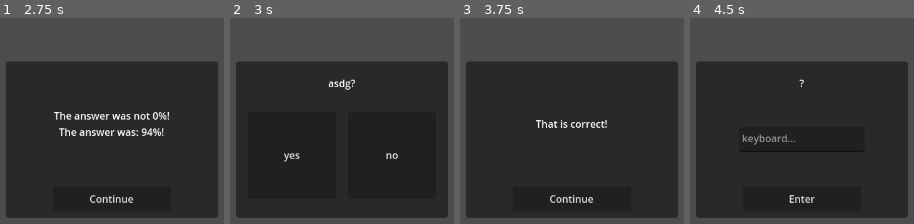
Above: before the commit, frames 1-4 (left to right).
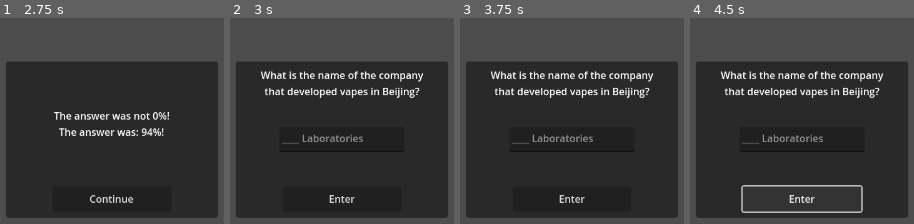
Above: after the commit, the same moments.

Repository: greatbrick0/SeriousGame2024
Game: Godot game, scene res://Scenes/Hud Elements/patient_quiz.tscn
Two runs of this game, one before a commit and one after it. Both use one fixed random seed, a clock stepped at 60 frames per second and the inputs below. This scene is started directly instead of the project's main scene.
Inputs (mouse positions are in pixels of both pictures, inside the frame that each line leads up to):
- Up to frame 1 (2.75 s): click "Electric or Voltage use-Assoc…" at 0.5 s; click "Continue" at 1.25 s; click "Enter" at 2 s
- Up to frame 2 (3 s): click "Continue" at 2.75 s
- Up to frame 3 (3.75 s): click (522, 156) at 3.5 s, where only the run before the commit has a clickable "yes"
- Up to frame 4 (4.5 s): click (802, 199) at 4.25 s, where only the run after the commit has a clickable "Enter"

Frame 1 is identical in both runs. In frame 2, 4.2% of the frame differs, in the area x 13-87%, y 25-90%; in frame 3, 4.7%; in frame 4, 4.9%, in the area x 13-87%, y 25-95%.

Commit message:
Added Npcs And Some Questions

Diff:
--- a/Scenes/Hud Elements/patient_quiz.tscn
+++ b/Scenes/Hud Elements/patient_quiz.tscn
@@ -24,19 +24,33 @@
 questionAnswer = "94"
 options = Array[String](["%"])
 
+[sub_resource type="Resource" id="Resource_os0fp"]
+script = ExtResource("2_w34x0")
+questionText = "What is the name of the company that developed vapes in Beijing?"
+questionType = 2
+questionAnswer = "Juul Laboratories"
+options = Array[String](["____ Laboratories"])
+
 [sub_resource type="Resource" id="Resource_pdlrg"]
 script = ExtResource("2_w34x0")
-questionText = "asdg?"
+questionText = "What year was a prototypal form of vape first made?"
+questionType = 3
+questionAnswer = "2005"
+options = Array[String](["", "1999"])
+
+[sub_resource type="Resource" id="Resource_squyl"]
+script = ExtResource("2_w34x0")
+questionText = "How many flavours of vapes are there?"
 questionType = 1
-questionAnswer = "true"
-options = Array[String](["yes", "no"])
-
-[sub_resource type="Resource" id="Resource_os0fp"]
-script = ExtResource("2_w34x0")
-questionText = "?"
-questionType = 2
-questionAnswer = "qwerty"
-options = Array[String](["keyboard..."])
+questionAnswer = "false"
+options = Array[String](["Under 8000", "Over 8000"])
+
+[sub_resource type="Resource" id="Resource_vmaek"]
+script = ExtResource("2_w34x0")
+questionText = "The long-term effects of using vapes are..."
+questionType = 0
+questionAnswer = "Unknown"
+options = Array[String](["More dangerous than the effects of using cigarettes.", "Less dangerous than the effects of using cigarettes.", "The same as the effects of using cigarettes.", "Unknown."])
 
 [node name="PatientQuiz" type="Panel"]
 custom_minimum_size = Vector2(200, 100)
@@ -53,7 +67,7 @@
 grow_vertical = 0
 theme_override_styles/panel = SubResource("StyleBoxFlat_xcqix")
 script = ExtResource("1_1gbpy")
-questions = Array[ExtResource("2_w34x0")]([SubResource("Resource_v8wnj"), SubResource("Resource_icwor"), SubResource("Resource_pdlrg"), SubResource("Resource_os0fp")])
+questions = Array[ExtResource("2_w34x0")]([SubResource("Resource_v8wnj"), SubResource("Resource_icwor"), SubResource("Resource_os0fp"), SubResource("Resource_pdlrg"), SubResource("Resource_squyl"), SubResource("Resource_vmaek")])
 
 [node name="Result" type="Control" parent="."]
 visible = false
@@ -288,6 +302,8 @@
 offset_bottom = 20.0
 grow_horizontal = 2
 grow_vertical = 2
+allow_greater = true
+allow_lesser = true
 alignment = 1
 custom_arrow_step = 1.0
 
--- a/Scenes/Levels/level_test.tscn
+++ b/Scenes/Levels/level_test.tscn
@@ -121,11 +121,47 @@
 npcName = "Mr. Schaefer"
 npcMonologue = "Vaping is bad."
 
+[node name="NPC8" parent="." instance=ExtResource("3_kkxdx")]
+transform = Transform3D(-0.971072, 0, -0.238788, 0, 1, 0, 0.238788, 0, -0.971072, 5.1651, 0.5, -10.5435)
+npcName = "Mr. Mondelli"
+npcMonologue = "The perceived safety of vaping has a key part to play in its popularity. The long-term effects of the substance have yet to be properly researched. "
+heightMult = 1.05
+
+[node name="NPC9" parent="." instance=ExtResource("3_kkxdx")]
+transform = Transform3D(-0.285772, 0, -0.958298, 0, 1, 0, 0.958298, 0, -0.285772, 6.34445, 0.5, -12.7812)
+npcName = "Mr. Harley"
+npcMonologue = "There are over 8000 flavours of vapes. "
+heightMult = 1.05
+
+[node name="NPC5" parent="." instance=ExtResource("3_kkxdx")]
+transform = Transform3D(0.998661, 0, 0.0517431, 0, 1, 0, -0.0517431, 0, 0.998661, -7.79308, 0.5, -12.491)
+npcName = "Mr. MacCarthy"
+npcMonologue = "In 2005, a prototypal form of vape was developed in Beijing, which later became Juul Labroratories. "
+heightMult = 1.05
+
+[node name="NPC6" parent="." instance=ExtResource("3_kkxdx")]
+transform = Transform3D(-0.980952, 0, -0.194251, 0, 1, 0, 0.194251, 0, -0.980952, -6.83689, 0.5, -10.2441)
+npcName = "Jean-Luc"
+npcMonologue = "I never knew about the origins of vaping until now. "
+heightMult = 0.95
+
+[node name="NPC7" parent="." instance=ExtResource("3_kkxdx")]
+transform = Transform3D(-0.948462, 0, 0.316891, 0, 1, 0, -0.316891, 0, -0.948462, -8.20693, 0.5, -10.2379)
+npcName = "Conor"
+npcMonologue = "So the first \"flavor cigarette\" was commercialized in 1979, and vapes were first developed in 2005..."
+heightMult = 0.9
+
 [node name="NPC2" parent="." instance=ExtResource("3_kkxdx")]
 transform = Transform3D(0.705872, 0, 0.70834, 0, 1, 0, -0.70834, 0, 0.705872, 4.309, 0.5, -3.34)
 npcName = "Spencer"
 npcMonologue = "I hear the professor in room 108 knows more about EVALI. "
 heightMult = 0.85
+
+[node name="NPC4" parent="." instance=ExtResource("3_kkxdx")]
+transform = Transform3D(-0.121349, 0, 0.99261, 0, 1, 0, -0.99261, 0, -0.121349, -1.74677, 0.5, -5.58315)
+npcName = "Gabriel"
+npcMonologue = "The people in room 105 and room 106 are studying the origins of vaping. "
+heightMult = 0.95
 
 [node name="NPC3" parent="." instance=ExtResource("3_kkxdx")]
 transform = Transform3D(1, 0, 0, 0, 1, 0, 0, 0, 1, -7.21076, 0.5, -0.310987)
Not shown: 1 places in Scenes/Hud Elements/patient_quiz.tscn that only renumber resources
